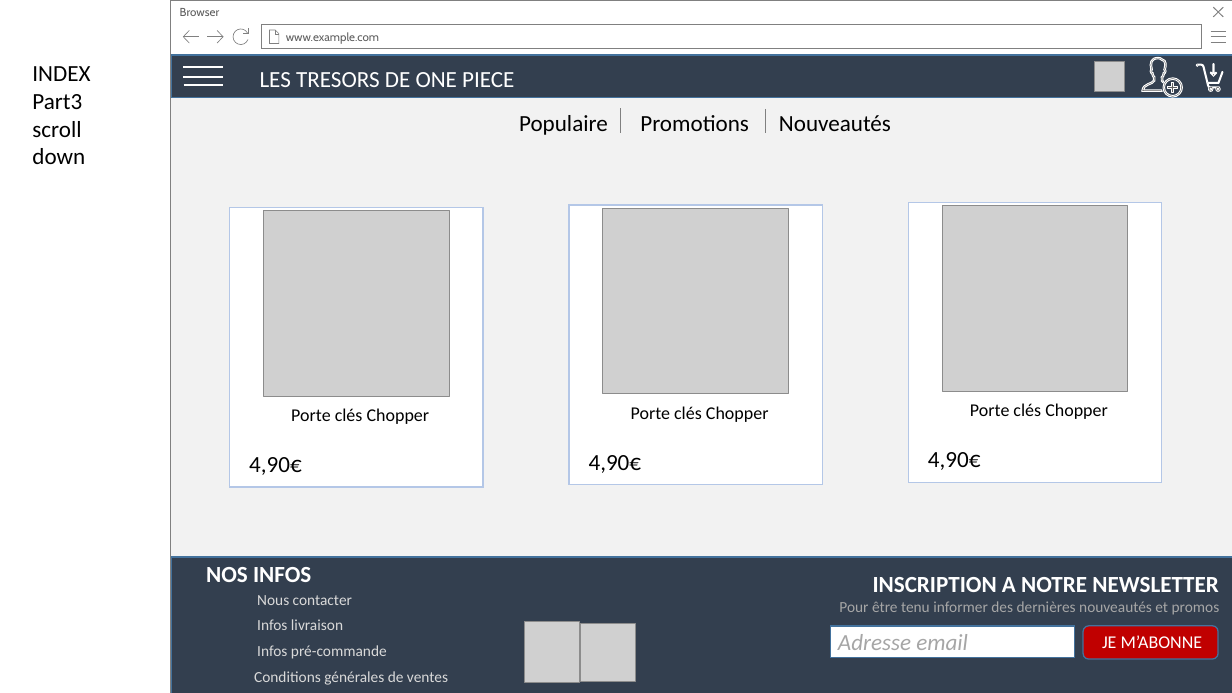
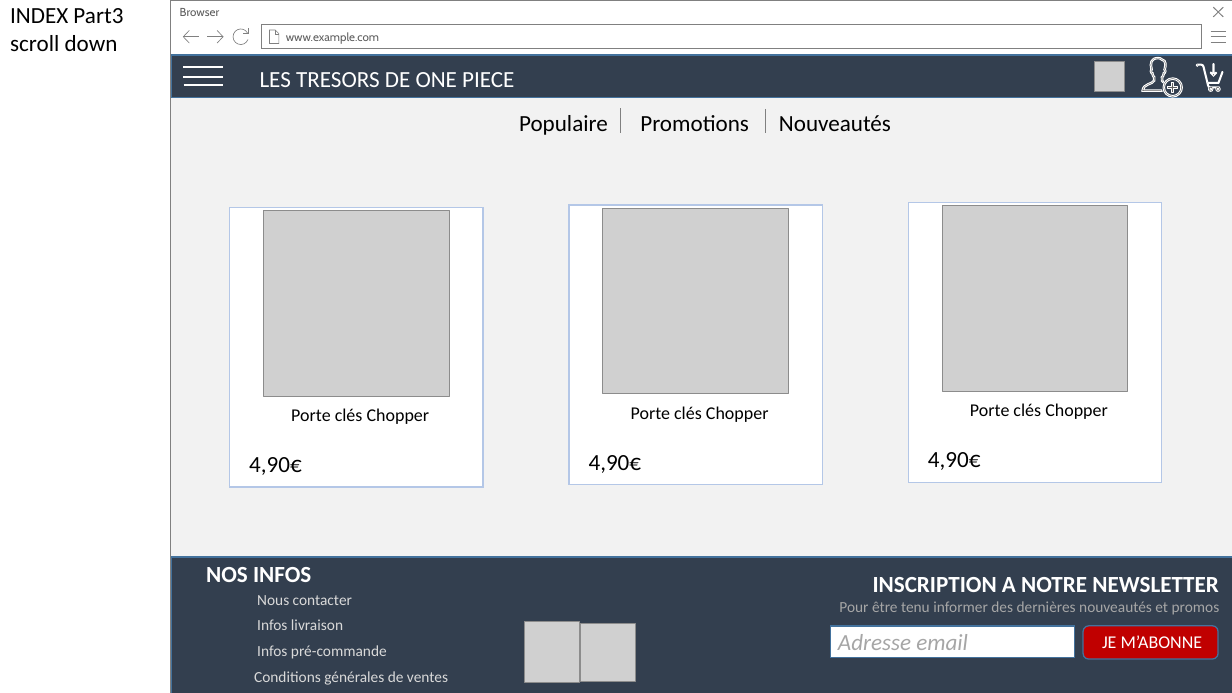
Before and after one commit to gui-lef/Groupe6, a slide deck: slide 3 of ProjetStage/MaquetteProjetStage.pptx. Drawn at 1232x693 pixels with LibreOffice and Linux fonts; fonts in the diff are those of the drawing; grey boxes stand for pictures. Boxes give left, top, right and bottom in pixels: in the first picture for what was removed or moved away, otherwise in the second. Text is boxed around its words. In the diff, an @@ line names an element or a change of style, - is before the commit and + after.

```diff
--- a/ProjetStage/MaquetteProjetStage.pptx
+++ b/ProjetStage/MaquetteProjetStage.pptx
@@ text "INDEX Part3 scroll down" rewrapped from <box>32,66,90,164</box> to <box>10,8,123,51</box> @@
```
Also in this commit, not shown: 3 other slides changed, 1 slide added.
